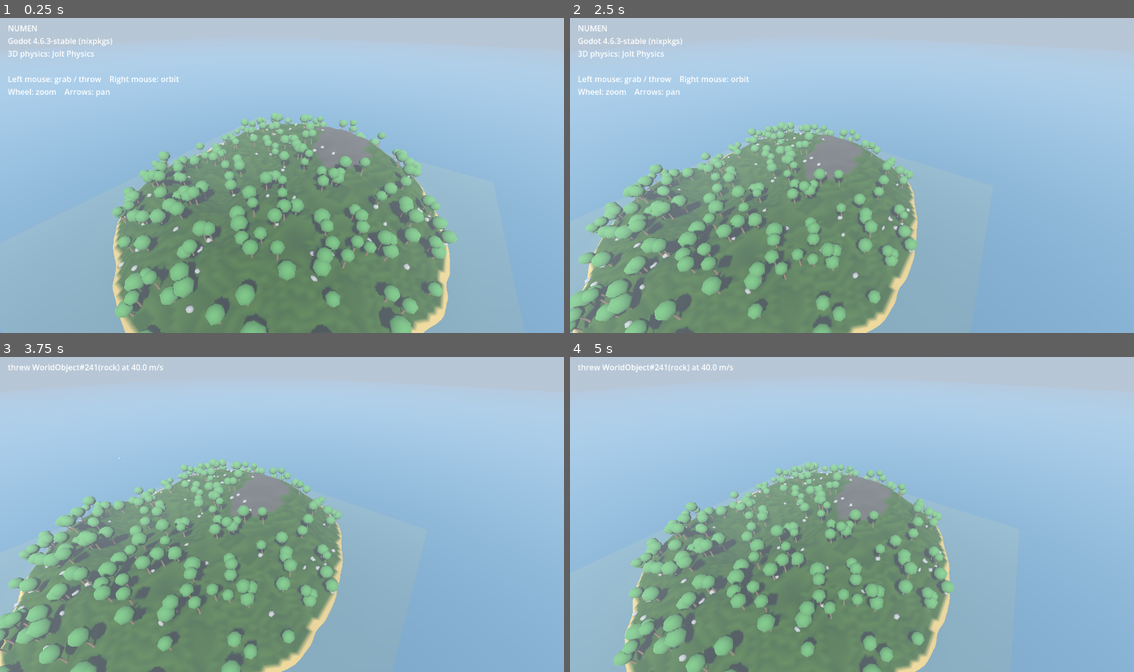
Above: before the commit, frames 1-4 (two rows, left to right).
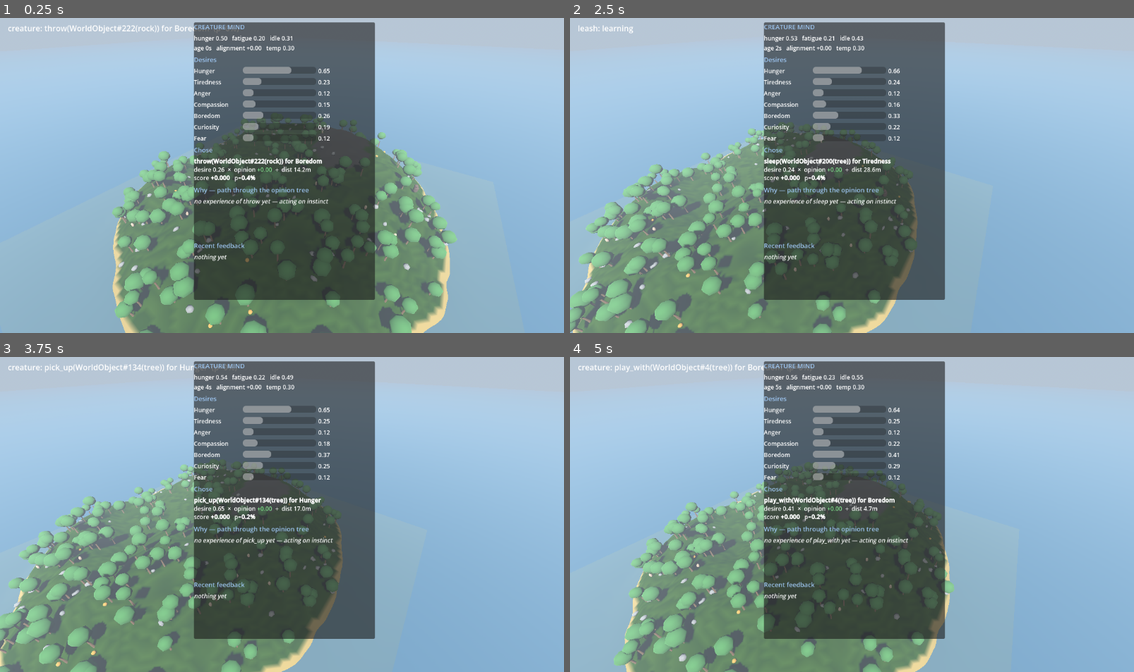
Above: after the commit, the same moments.

Repository: jfhutchi/Numen
Game: Godot game, scene res://src/core/main.tscn
The game is run twice, just before and just after one commit, with the same random seed, the same clock (stepped at 60 frames per second) and the same inputs.
Inputs (mouse positions are in pixels of both pictures, inside the frame that each line leads up to):
- Up to frame 1 (0.25 s): no input
- Up to frame 2 (2.5 s): tap Enter at 0.5 s; move the mouse to (976, 159) at 0.52 s; hold Right (ui_right) 0.53-1.25 s; tap P at 0.6 s; click (976, 159) at 0.67 s; tap L at 0.8 s; drag from (739, 191) to (823, 238) at 1.27 s; move the mouse to (908, 106) at 2.02 s; hold Right (ui_right) from 2.03 s (still down); tap 1 at 2.1 s; click (908, 106) at 2.17 s; tap 2 at 2.3 s
- Up to frame 3 (3.75 s): release Right (ui_right) at 2.75 s; drag from (253, 577) to (112, 467) at 2.77 s; move the mouse to (451, 561) at 3.52 s; hold Left (ui_left) from 3.53 s (still down); tap 3 at 3.6 s; click (451, 561) at 3.67 s
- Up to frame 4 (5 s): tap 4 at 3.8 s; release Left (ui_left) at 4.25 s; drag from (682, 467) to (767, 435) at 4.27 s

The runs differ from the first frame. In frame 1, 29% of the frame differs, in the area x 1-75%, y 1-99%; in frame 2, 29%; in frame 3, 28%; in frame 4, 28%.

Commit message:
feat(creature): body, leashes, pet/slap and the Mind Inspector
Phase 5, partial. The learning proven headless in Phase 4 is now visible and
steerable in play: the creature walks to what it chose, acts on arrival, and
feeds intrinsic consequences back. Pet/slap on P/L, four leashes on 1-4, and a
live inspector on Tab.

The inspector immediately earned its keep. The creature registers in the world
like any other object, so it perceived itself at distance zero, read its own
type as a nearby threat, and sat at Fear 0.73 for its entire life -- frightened
of nobody but itself. No test suspected it; the panel showed it at a glance.
Now Fear 0.12 with Hunger correctly dominant, guarded by a regression test.

Not done: animation state machine (the body is procedural geometry that slides
rather than walks), the CC0 rigged creature asset, audio. Recorded in
PROGRESS.md rather than glossed.

Co-Authored-By: Claude Opus 5 <noreply@anthropic.com>

Diff:
--- a/src/core/main.gd
+++ b/src/core/main.gd
@@ -9,11 +9,15 @@
 const SCATTER := preload("res://src/world/scatter.gd")
 const CAMERA_RIG := preload("res://src/hand/camera_rig.gd")
 const HAND := preload("res://src/hand/hand.gd")
+const CREATURE := preload("res://src/creature/body/creature.gd")
+const MIND_INSPECTOR := preload("res://src/ui/mind_inspector.gd")
 
 var island: Node3D
 var scatter: Node3D
 var camera_rig: Node3D
 var hand: Node3D
+var creature: CharacterBody3D
+var inspector: PanelContainer
 
 @onready var _hud_label: Label = $BootLayer/BootLabel
 
@@ -50,6 +54,10 @@
 	hand.grabbed.connect(_on_grabbed)
 	hand.released.connect(_on_released)
 
+	_scatter_food(registry)
+	_spawn_creature(registry)
+	_build_inspector()
+
 	_hud_label.text = "\n".join(boot_report())
 	print("\n".join(boot_report()))
 
@@ -60,6 +68,101 @@
 
 func _on_released(object: WorldObject, throw_velocity: Vector3) -> void:
 	_hud_label.text = "threw %s at %.1f m/s" % [object, throw_velocity.length()]
+
+
+## Villagers arrive in Phase 2; for now the island gets food piles and a few
+## stand-in people, so the creature has both a good and a bad thing to eat and
+## the player has something to teach it about.
+func _scatter_food(registry: Node) -> void:
+	var rng := RandomNumberGenerator.new()
+	rng.seed = Rng_seed()
+	for entry: Array in [[&"food_pile", 14, Color(0.85, 0.72, 0.30)], [&"villager", 8, Color(0.85, 0.78, 0.70)]]:
+		var type: StringName = entry[0]
+		for i in int(entry[1]):
+			var spot: Vector3 = _random_land_point(rng)
+			var object: WorldObject = registry.add(type, spot)
+			var marker := MeshInstance3D.new()
+			marker.name = "%s_%d" % [type, object.id]
+			var mesh := SphereMesh.new()
+			mesh.radius = 0.45 if type == &"food_pile" else 0.4
+			mesh.height = 0.9 if type == &"food_pile" else 1.6
+			marker.mesh = mesh
+			var material := StandardMaterial3D.new()
+			material.albedo_color = (entry[2] as Color).srgb_to_linear()
+			material.roughness = 0.9
+			marker.material_override = material
+			marker.position = spot + Vector3.UP * mesh.height * 0.5
+			add_child(marker)
+			object.node = marker
+
+
+func _spawn_creature(registry: Node) -> void:
+	var rng := RandomNumberGenerator.new()
+	rng.seed = Rng_seed() + 7
+	creature = CREATURE.new()
+	creature.name = "Creature"
+	add_child(creature)
+	creature.global_position = _random_land_point(rng) + Vector3.UP * 1.0
+	creature.configure(registry, island, null, Rng_seed())
+	creature.chose.connect(_on_creature_chose)
+	var self_entry: WorldObject = registry.add(&"creature", creature.global_position, creature)
+	creature.mind.self_object_id = self_entry.id
+
+
+func _build_inspector() -> void:
+	inspector = MIND_INSPECTOR.new()
+	inspector.name = "MindInspector"
+	inspector.set_anchors_preset(Control.PRESET_TOP_RIGHT)
+	inspector.position = Vector2(-386.0, 12.0)
+	inspector.grow_horizontal = Control.GROW_DIRECTION_BEGIN
+	$BootLayer.add_child(inspector)
+	inspector.bind(creature.mind)
+
+
+func _random_land_point(rng: RandomNumberGenerator) -> Vector3:
+	var half: float = island.extent * 0.35
+	for attempt in 64:
+		var x: float = rng.randf_range(-half, half)
+		var z: float = rng.randf_range(-half, half)
+		var h: float = island.height_at(x, z)
+		if h > 1.0 and h < 16.0:
+			return Vector3(x, h, z)
+	return Vector3(0.0, maxf(island.height_at(0.0, 0.0), 1.0), 0.0)
+
+
+func Rng_seed() -> int:
+	var service: Node = get_node_or_null(^"/root/Rng")
+	return service.get_master_seed() if service != null else 20260729
+
+
+func _on_creature_chose(option: CreatureMind.Option) -> void:
+	_hud_label.text = "creature: %s  (p=%.0f%%)" % [option.describe(), option.probability * 100.0]
+
+
+func _unhandled_input(event: InputEvent) -> void:
+	if not (event is InputEventKey) or not event.pressed or event.echo:
+		return
+	match (event as InputEventKey).keycode:
+		KEY_P:
+			creature.pet()
+			_hud_label.text = "petted the creature"
+		KEY_L:
+			creature.slap()
+			_hud_label.text = "slapped the creature"
+		KEY_1:
+			creature.set_leash(creature.LEASH_NONE)
+			_hud_label.text = "leash: none"
+		KEY_2:
+			creature.set_leash(creature.LEASH_LEARNING)
+			_hud_label.text = "leash: learning"
+		KEY_3:
+			creature.set_leash(creature.LEASH_COMPASSION)
+			_hud_label.text = "leash: compassion"
+		KEY_4:
+			creature.set_leash(creature.LEASH_AGGRESSION)
+			_hud_label.text = "leash: aggression"
+		KEY_TAB:
+			inspector.visible = not inspector.visible
 
 
 func _build_environment() -> void:
@@ -119,8 +222,8 @@
 		"Godot %s" % Engine.get_version_info().get("string", "unknown"),
 		"3D physics: %s" % physics_engine_name(),
 		"",
-		"Left mouse: grab / throw    Right mouse: orbit",
-		"Wheel: zoom    Arrows: pan",
+		"Left mouse: grab / throw    Right mouse: orbit    Wheel: zoom    Arrows: pan",
+		"P: pet    L: slap    1-4: leash (none/learning/compassion/aggression)    Tab: inspector",
 	])
 
 
--- /dev/null
+++ b/src/creature/body/creature.gd
@@ -0,0 +1,257 @@
+extends CharacterBody3D
+## The creature's body: the thing that carries the mind around and acts on what
+## it decides.
+##
+## The body is deliberately dumb. It holds no plan and makes no choices — it
+## walks to whatever the mind picked, performs the action when it arrives, and
+## reports what the world did back. Every decision lives in src/creature/mind/.
+
+signal chose(option: CreatureMind.Option)
+signal acted_on(action: StringName, object: WorldObject)
+signal feedback_shown(value: float)
+
+const LEASH_NONE := &"none"
+const LEASH_LEARNING := &"learning"
+const LEASH_COMPASSION := &"compassion"
+const LEASH_AGGRESSION := &"aggression"
+
+## How hard each leash leans on the relevant desire. Not an override — a
+## leashed creature still does what it has learned, it is just inclined.
+const LEASH_BIAS: Dictionary = {
+	LEASH_COMPASSION: {&"Compassion": 2.2, &"Anger": 0.35},
+	LEASH_AGGRESSION: {&"Anger": 2.2, &"Compassion": 0.35},
+}
+
+@export var move_speed: float = 7.0
+@export var turn_speed: float = 6.0
+## How close it must be before it can act on something.
+@export var action_radius: float = 3.0
+@export var gravity: float = 24.0
+## Drives drift over time so the creature has reasons to do things.
+@export var hunger_per_second: float = 0.012
+@export var fatigue_per_second: float = 0.006
+@export var idle_per_second: float = 0.05
+
+var mind: CreatureMind
+var leash: StringName = LEASH_NONE
+
+var _island: Node3D
+var _registry: Node
+var _rng := RandomNumberGenerator.new()
+var _next_decision: float = 0.0
+var _target: WorldObject = null
+var _body_mesh: MeshInstance3D
+var _flash: float = 0.0
+var _flash_colour := Color.WHITE
+
+
+func configure(
+	registry: Node, island: Node3D, tunables: MindTunables = null, seed_value: int = 0
+) -> void:
+	_registry = registry
+	_island = island
+	_rng.seed = seed_value
+	mind = CreatureMind.new(tunables, seed_value)
+	mind.bind_world(registry, global_position)
+
+
+func _ready() -> void:
+	_build_body()
+	if mind == null:
+		# Standing alone in a scene with no configure() call; still functional.
+		mind = CreatureMind.new()
+
+
+func set_leash(new_leash: StringName) -> void:
+	leash = new_leash
+	var bias: Dictionary = LEASH_BIAS.get(new_leash, {})
+	var typed: Dictionary[StringName, float] = {}
+	for key: StringName in bias:
+		typed[key] = float(bias[key])
+	mind.desire_bias = typed
+
+
+## Player reward. Credits whatever the creature did in the last few seconds.
+func pet() -> void:
+	mind.apply_player_feedback(1.0)
+	_flash_with(Color(0.4, 1.0, 0.5))
+	feedback_shown.emit(1.0)
+
+
+## Player punishment.
+func slap() -> void:
+	mind.apply_player_feedback(-1.0)
+	_flash_with(Color(1.0, 0.35, 0.3))
+	feedback_shown.emit(-1.0)
+
+
+## The player did something to an object in front of the creature. On the leash
+## of learning this is a strong lesson; otherwise it is mere imitation.
+func witness(action: StringName, object: WorldObject, value: float) -> void:
+	var desire: StringName = &"Curiosity"
+	if leash == LEASH_LEARNING:
+		mind.learn_from_demonstration(desire, action, object, value)
+	else:
+		mind.learn_from_imitation(desire, action, object, value)
+
+
+func _physics_process(delta: float) -> void:
+	_drift_drives(delta)
+	mind.advance_clock(delta)
+	mind.set_position(global_position)
+
+	if not is_on_floor():
+		velocity.y -= gravity * delta
+	else:
+		velocity.y = 0.0
+
+	_next_decision -= delta
+	if _next_decision <= 0.0:
+		_decide()
+		# Jittered so a herd of creatures never thinks on the same frame.
+		var interval: float = 1.0 / maxf(mind.tunables.decision_hz, 0.001)
+		_next_decision = interval * (
+			1.0 + _rng.randf_range(-mind.tunables.decision_jitter, mind.tunables.decision_jitter)
+		)
+
+	_move_toward_target(delta)
+	move_and_slide()
+	_tick_flash(delta)
+
+
+func _decide() -> void:
+	var choice: CreatureMind.Option = mind.choose()
+	if choice == null:
+		_target = null
+		return
+	_target = choice.object
+	chose.emit(choice)
+
+	# Act immediately if already close enough; otherwise walk over first and the
+	# next decision will catch it.
+	if _target != null and global_position.distance_to(_target.current_position()) <= action_radius:
+		_perform(choice)
+
+
+func _perform(option: CreatureMind.Option) -> void:
+	mind.perform(option)
+	acted_on.emit(option.action, option.object)
+
+	# Intrinsic consequences: what the world says back, with no player involved.
+	if option.object == null:
+		return
+	match option.action:
+		&"eat":
+			var nutrition: float = ObjectAttributes.truth_for(option.object.type)[
+				ObjectAttributes.index_of(&"nutritious")
+			]
+			if nutrition > 0.1:
+				mind.hunger = clampf(mind.hunger - nutrition * 0.5, 0.0, 1.0)
+				mind.apply_intrinsic_feedback(option.desire, option.action, option.object, nutrition)
+			else:
+				# Eating a rock teaches its own lesson.
+				mind.apply_intrinsic_feedback(option.desire, option.action, option.object, -0.5)
+		&"sleep":
+			mind.fatigue = clampf(mind.fatigue - 0.4, 0.0, 1.0)
+			mind.apply_intrinsic_feedback(option.desire, option.action, option.object, 0.4)
+
+
+func _drift_drives(delta: float) -> void:
+	mind.hunger = clampf(mind.hunger + hunger_per_second * delta, 0.0, 1.0)
+	mind.fatigue = clampf(mind.fatigue + fatigue_per_second * delta, 0.0, 1.0)
+	mind.idle = clampf(mind.idle + idle_per_second * delta, 0.0, 1.0)
+
+
+func _move_toward_target(delta: float) -> void:
+	if _target == null or not _target.alive:
+		velocity.x = 0.0
+		velocity.z = 0.0
+		return
+
+	var to_target: Vector3 = _target.current_position() - global_position
+	to_target.y = 0.0
+	if to_target.length() <= action_radius:
+		velocity.x = 0.0
+		velocity.z = 0.0
+		return
+
+	var direction: Vector3 = to_target.normalized()
+	velocity.x = direction.x * move_speed
+	velocity.z = direction.z * move_speed
+
+	var wanted: float = atan2(direction.x, direction.z)
+	rotation.y = lerp_angle(rotation.y, wanted, clampf(turn_speed * delta, 0.0, 1.0))
+
+
+func _build_body() -> void:
+	# Procedural: a body, a head and two eyes. Enough to read which way it is
+	# facing and to show alignment through colour, which is what Phase 5 needs.
+	var root := Node3D.new()
+	root.name = "Body"
+	add_child(root)
+
+	var body := MeshInstance3D.new()
+	var capsule := CapsuleMesh.new()
+	capsule.radius = 0.8
+	capsule.height = 2.6
+	body.mesh = capsule
+	body.position = Vector3(0.0, 1.3, 0.0)
+	body.material_override = _skin()
+	root.add_child(body)
+	_body_mesh = body
+
+	var head := MeshInstance3D.new()
+	var head_mesh := SphereMesh.new()
+	head_mesh.radius = 0.62
+	head_mesh.height = 1.24
+	head.mesh = head_mesh
+	head.position = Vector3(0.0, 2.7, 0.25)
+	head.material_override = _skin()
+	root.add_child(head)
+
+	for side: float in [-0.26, 0.26]:
+		var eye := MeshInstance3D.new()
+		var eye_mesh := SphereMesh.new()
+		eye_mesh.radius = 0.12
+		eye_mesh.height = 0.24
+		eye.mesh = eye_mesh
+		eye.position = Vector3(side, 2.85, 0.78)
+		var white := StandardMaterial3D.new()
+		white.albedo_color = Color(0.05, 0.05, 0.06)
+		eye.material_override = white
+		root.add_child(eye)
+
+	var shape := CollisionShape3D.new()
+	var collider := CapsuleShape3D.new()
+	collider.radius = 0.8
+	collider.height = 2.6
+	shape.shape = collider
+	shape.position = Vector3(0.0, 1.3, 0.0)
+	add_child(shape)
+
+
+func _skin() -> StandardMaterial3D:
+	var material := StandardMaterial3D.new()
+	material.albedo_color = Color(0.55, 0.45, 0.38).srgb_to_linear()
+	material.roughness = 0.85
+	return material
+
+
+func _flash_with(colour: Color) -> void:
+	_flash = 1.0
+	_flash_colour = colour
+
+
+func _tick_flash(delta: float) -> void:
+	if _body_mesh == null:
+		return
+	# Alignment tints the creature: cruelty darkens and reddens it. Feedback
+	# flashes over the top so a slap reads instantly.
+	var base := Color(0.55, 0.45, 0.38).lerp(Color(0.32, 0.13, 0.14), clampf(-mind.alignment, 0.0, 1.0))
+	base = base.lerp(Color(0.62, 0.58, 0.40), clampf(mind.alignment, 0.0, 1.0))
+	var material: StandardMaterial3D = _body_mesh.material_override
+	if _flash > 0.0:
+		_flash = maxf(_flash - delta * 2.0, 0.0)
+		material.albedo_color = base.lerp(_flash_colour, _flash).srgb_to_linear()
+	else:
+		material.albedo_color = base.srgb_to_linear()
--- a/src/creature/mind/mind.gd
+++ b/src/creature/mind/mind.gd
@@ -41,6 +41,17 @@
 var age_seconds: float = 0.0
 ## Exponential moving average of the moral weight of what it has done.
 var alignment: float = 0.0
+
+## Per-desire multipliers, used by the leashes to lean the creature toward
+## compassion or aggression without overriding what it has actually learned.
+var desire_bias: Dictionary[StringName, float] = {}
+
+## The creature's own entry in the world registry, excluded from perception.
+##
+## Without this it finds itself at distance zero, reads its own type as a
+## nearby threat, and sits at Fear 0.73 for its entire life — frightened of
+## nobody but itself.
+var self_object_id: int = -1
 
 var _world: Object = null
 var _position: Vector3 = Vector3.ZERO
@@ -101,9 +112,12 @@
 func perceive() -> Array[WorldObject]:
 	if _world == null:
 		return []
-	var seen: Array[WorldObject] = _world.query_near(_position, tunables.perception_radius)
-	for object: WorldObject in seen:
+	var seen: Array[WorldObject] = []
+	for object: WorldObject in _world.query_near(_position, tunables.perception_radius):
+		if object.id == self_object_id:
+			continue
 		beliefs.observe_truth(object)
+		seen.append(object)
 	return seen
 
 
@@ -124,7 +138,7 @@
 				option.desire = desire
 				option.action = action
 				option.object = object
-				option.desire_level = levels[desire]
+				option.desire_level = levels[desire] * float(desire_bias.get(desire, 1.0))
 				var belief: PackedFloat32Array = beliefs.belief_for(object)
 				option.opinion = opinions.predict(desire, action, belief)
 				option.distance = _position.distance_to(object.current_position())
@@ -329,11 +343,14 @@
 func _proximity(types: Array) -> float:
 	if _world == null:
 		return 0.0
-	var nearest: WorldObject = _world.nearest(_position, tunables.perception_radius, types)
-	if nearest == null:
+	var closest: float = INF
+	for object: WorldObject in _world.query_near(_position, tunables.perception_radius, types):
+		if object.id == self_object_id:
+			continue
+		closest = minf(closest, _position.distance_to(object.current_position()))
+	if is_inf(closest):
 		return 0.0
-	var distance: float = _position.distance_to(nearest.current_position())
-	return clampf(1.0 - distance / tunables.perception_radius, 0.0, 1.0)
+	return clampf(1.0 - closest / tunables.perception_radius, 0.0, 1.0)
 
 
 func to_dict() -> Dictionary:
--- /dev/null
+++ b/src/ui/mind_inspector.gd
@@ -0,0 +1,188 @@
+extends PanelContainer
+## The Mind Inspector: a live window into why the creature just did that.
+##
+## A required deliverable, not a debug nicety. Learning that cannot be inspected
+## is indistinguishable from a scripted behaviour tree — this panel is how a
+## human confirms the creature is actually reasoning from what it was taught.
+##
+## Shows, live: every desire's intensity, the option it chose and the score that
+## won, the route taken through the firing opinion tree, and recent feedback.
+
+const BAR_WIDTH := 150.0
+
+var _mind: CreatureMind
+
+var _desire_rows: Dictionary[StringName, ProgressBar] = {}
+var _choice_label: RichTextLabel
+var _path_label: RichTextLabel
+var _feedback_label: RichTextLabel
+var _state_label: Label
+
+
+func _ready() -> void:
+	custom_minimum_size = Vector2(370.0, 0.0)
+	_build()
+
+
+func bind(mind: CreatureMind) -> void:
+	_mind = mind
+
+
+func _build() -> void:
+	var root := VBoxContainer.new()
+	root.add_theme_constant_override("separation", 6)
+	add_child(root)
+
+	root.add_child(_heading("CREATURE MIND"))
+
+	_state_label = Label.new()
+	_state_label.add_theme_font_size_override("font_size", 12)
+	root.add_child(_state_label)
+
+	root.add_child(_heading("Desires"))
+	for desire: StringName in Desires.ALL:
+		var row := HBoxContainer.new()
+		var name_label := Label.new()
+		name_label.text = String(desire)
+		name_label.custom_minimum_size = Vector2(96.0, 0.0)
+		name_label.add_theme_font_size_override("font_size", 12)
+		row.add_child(name_label)
+
+		var bar := ProgressBar.new()
+		bar.min_value = 0.0
+		bar.max_value = 1.0
+		bar.custom_minimum_size = Vector2(BAR_WIDTH, 14.0)
+		bar.show_percentage = false
+		row.add_child(bar)
+
+		var value_label := Label.new()
+		value_label.name = "Value"
+		value_label.add_theme_font_size_override("font_size", 12)
+		row.add_child(value_label)
+
+		_desire_rows[desire] = bar
+		root.add_child(row)
+
+	root.add_child(_heading("Chose"))
+	_choice_label = _text_block(52.0)
+	root.add_child(_choice_label)
+
+	root.add_child(_heading("Why — path through the opinion tree"))
+	_path_label = _text_block(84.0)
+	root.add_child(_path_label)
+
+	root.add_child(_heading("Recent feedback"))
+	_feedback_label = _text_block(96.0)
+	root.add_child(_feedback_label)
+
+
+func _process(_delta: float) -> void:
+	if _mind == null or not visible:
+		return
+	_refresh()
+
+
+func _refresh() -> void:
+	_state_label.text = (
+		"hunger %.2f   fatigue %.2f   idle %.2f\nage %.0fs   alignment %+.2f   temp %.2f"
+		% [
+			_mind.hunger, _mind.fatigue, _mind.idle,
+			_mind.age_seconds, _mind.alignment, _mind.temperature(),
+		]
+	)
+
+	var levels: Dictionary[StringName, float] = _mind.desires.intensities(_mind.situation())
+	for desire: StringName in _desire_rows:
+		var bar: ProgressBar = _desire_rows[desire]
+		var level: float = levels.get(desire, 0.0)
+		bar.value = level
+		var value_label: Label = bar.get_parent().get_node_or_null(^"Value")
+		if value_label != null:
+			value_label.text = "%.2f" % level
+
+	var choice: CreatureMind.Option = _mind.last_choice()
+	if choice == null:
+		_choice_label.text = "[i]nothing in reach[/i]"
+		_path_label.text = ""
+	else:
+		_choice_label.text = (
+			"[b]%s[/b]\ndesire %.2f  ×  opinion [color=%s]%+.2f[/color]  ÷  dist %.1fm"
+			+ "\nscore [b]%+.3f[/b]   p=[b]%.1f%%[/b]"
+		) % [
+			choice.describe(),
+			choice.desire_level,
+			"#7fdc8a" if choice.opinion >= 0.0 else "#e07a70",
+			choice.opinion,
+			choice.distance,
+			choice.score,
+			choice.probability * 100.0,
+		]
+		_path_label.text = _format_path(choice)
+
+	_feedback_label.text = _format_feedback()
+
+
+## Renders the actual route taken down the opinion tree. If this is empty the
+## creature has no experience of that pair yet, which is itself worth seeing.
+func _format_path(choice: CreatureMind.Option) -> String:
+	if choice.object == null:
+		return "[i]no object[/i]"
+	var belief: PackedFloat32Array = _mind.beliefs.belief_for(choice.object)
+	var path: Array[Dictionary] = _mind.opinions.decision_path(
+		choice.desire, choice.action, belief
+	)
+	if path.is_empty():
+		return "[i]no experience of %s yet — acting on instinct[/i]" % choice.action
+
+	var lines: PackedStringArray = []
+	for step: Dictionary in path:
+		if step.has("leaf"):
+			lines.append("→ expects [b]%+.2f[/b]  (%d memories)" % [
+				float(step["value"]), int(step["samples"])
+			])
+		else:
+			lines.append("%s = %.2f (%s)" % [
+				ObjectAttributes.name_of(int(step["attribute"])),
+				float(step["observed"]),
+				["low", "mid", "high"][int(step["bin"])],
+			])
+	return "\n".join(lines)
+
+
+func _format_feedback() -> String:
+	var entries: Array[Dictionary] = _mind.recent_feedback()
+	if entries.is_empty():
+		return "[i]nothing yet[/i]"
+	var lines: PackedStringArray = []
+	# Newest first — the last thing that happened is what you are looking for.
+	for i in range(entries.size() - 1, maxi(entries.size() - 7, 0) - 1, -1):
+		var entry: Dictionary = entries[i]
+		var value: float = float(entry["value"])
+		lines.append("[color=%s]%+.2f[/color] %s(%s) ×%.2f [%s]" % [
+			"#7fdc8a" if value >= 0.0 else "#e07a70",
+			value,
+			entry["action"],
+			entry["desire"],
+			float(entry["weight"]),
+			entry["source"],
+		])
+	return "\n".join(lines)
+
+
+func _heading(text: String) -> Label:
+	var label := Label.new()
+	label.text = text
+	label.add_theme_font_size_override("font_size", 13)
+	label.add_theme_color_override("font_color", Color(0.62, 0.78, 0.95))
+	return label
+
+
+func _text_block(height: float) -> RichTextLabel:
+	var label := RichTextLabel.new()
+	label.bbcode_enabled = true
+	label.fit_content = true
+	label.custom_minimum_size = Vector2(0.0, height)
+	label.add_theme_font_size_override("normal_font_size", 12)
+	label.add_theme_font_size_override("bold_font_size", 12)
+	label.add_theme_font_size_override("italics_font_size", 12)
+	return label
--- a/tests/behavioral/test_creature_learning.gd
+++ b/tests/behavioral/test_creature_learning.gd
@@ -187,6 +187,24 @@
 		"a slap long after the fact should teach nothing")
 
 
+func test_creature_is_not_frightened_of_itself() -> void:
+	# Regression. The creature has an entry in the world registry like anything
+	# else, so it found itself at distance zero, read its own type as a nearby
+	# threat, and sat at Fear 0.73 for its whole life. Caught by looking at the
+	# Mind Inspector, not by any assertion — hence this one.
+	_populate()
+	var own_entry: WorldObject = _harness.add(&"creature", Vector3.ZERO)
+	_harness.mind.self_object_id = own_entry.id
+
+	var inputs: PackedFloat32Array = _harness.mind.situation()
+	gut.p("threat proximity with only itself nearby: %.3f" % inputs[Desires.IN_THREAT_NEAR])
+	assert_eq(inputs[Desires.IN_THREAT_NEAR], 0.0,
+		"a creature alone should sense no threat")
+
+	for object: WorldObject in _harness.mind.perceive():
+		assert_ne(object.id, own_entry.id, "the creature should not perceive itself")
+
+
 func test_demonstration_weighs_more_than_imitation() -> void:
 	_populate()
 	var food: WorldObject = _harness.world.query_near(Vector3.ZERO, 100.0, [FOOD_PILE])[0]
Binary file added: docs/captures/phase5_mind_inspector.png
Not shown, added: docs/captures/phase5_mind_inspector.png.import
Not shown, added: src/creature/body/creature.gd.uid
Not shown, added: src/ui/mind_inspector.gd.uid
Not shown, changed: PROGRESS.md
